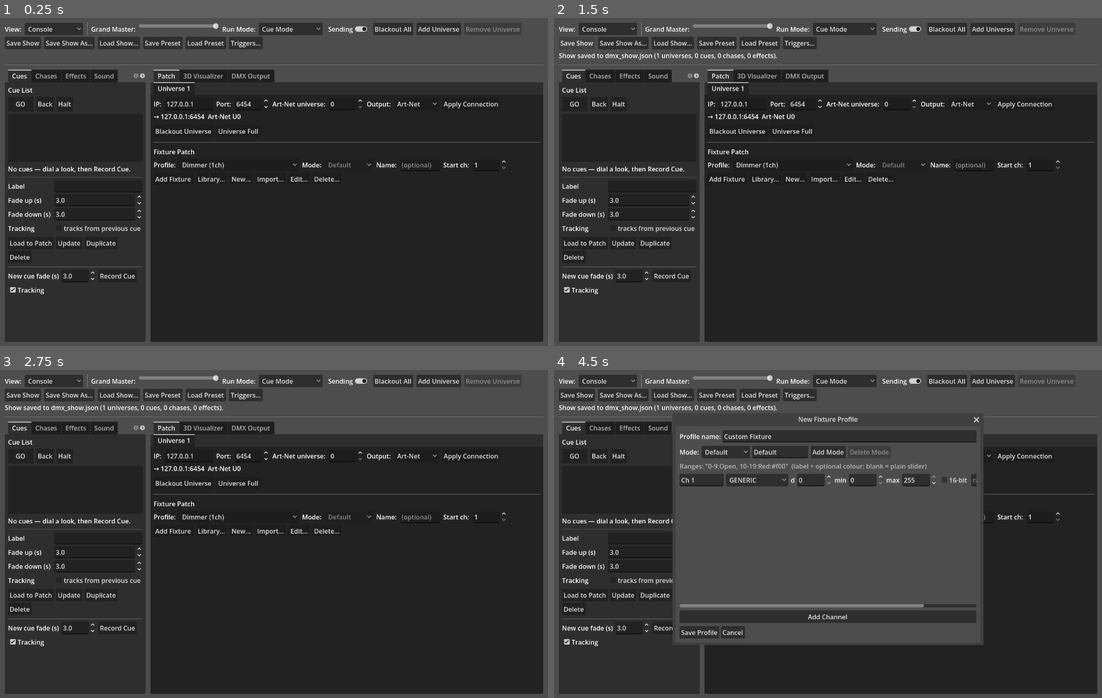
Above: before the commit, frames 1-4 (two rows, left to right).
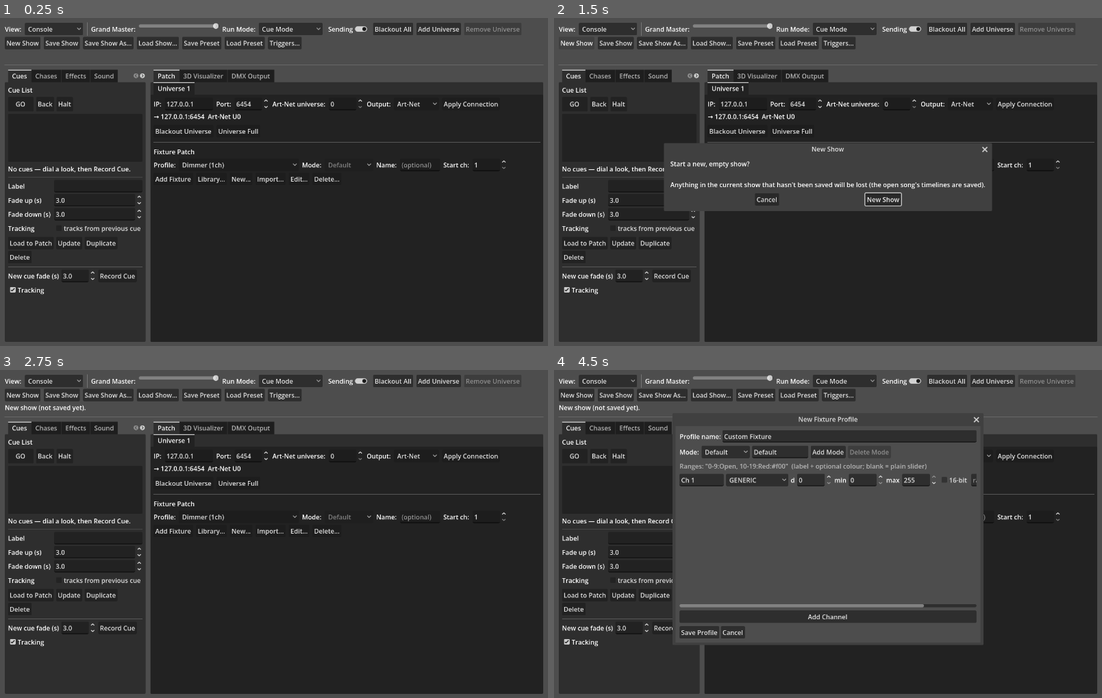
Above: after the commit, the same moments.

Repository: KonajuGames/slight-dmx-controller
Game: Godot game, scene res://main.tscn
Same seed, same stepped clock (60 frames per second), same inputs: the game is played once before the commit and once after it.
Inputs (mouse positions are in pixels of both pictures, inside the frame that each line leads up to):
- Up to frame 1 (0.25 s): no input
- Up to frame 2 (1.5 s): click (575, 44) at 0.5 s, where only the run after the commit has a clickable "New Show"; click (575, 44) at 1.25 s, where only the run after the commit has a clickable "New Show"
- Up to frame 3 (2.75 s): click (328, 550) at 2 s, where only the run after the commit has a clickable "New Show"
- Up to frame 4 (4.5 s): click "GO" at 2.75 s; click "GO" at 3.5 s; click "New..." at 4.25 s

The runs differ from the first frame. In frame 1, 0.7% of the frame differs, in the area x 1-55%, y 5-10%; in frame 2, 12%, in the area x 0-80%, y 5-59%; in frame 3, 1.1%; in frame 4, 1.1%.

Commit message:
Add show keyboard shortcuts and New Show
Ctrl+S saves the show, Shift+Ctrl+S opens Save Show As…, Ctrl+O opens
Load Show… and Ctrl+N starts a new show — from either view, with
tooltips on the buttons. The show file dialogs keep their own titles
("Save Show As" / "Load Show") rather than the mode's default.

New Show (button or Ctrl+N, after a confirmation) saves the open song's
timelines, then starts an empty show: one universe with no fixtures,
everything dark, no cues / chases / effects / groups / sound / triggers /
Auto Show, the stage reset and no music timelines. Universe 1's output
settings are kept (they're this machine's). The new show is untitled
until saved — Save Show asks where — and the last saved show stays the
one reopened at start.

Co-Authored-By: Claude Opus 5.5 <noreply@anthropic.com>

Diff:
--- a/scripts/dmx_controller.gd
+++ b/scripts/dmx_controller.gd
@@ -449,18 +449,27 @@
 	remove_uni_btn.pressed.connect(_on_remove_universe)
 	row.add_child(remove_uni_btn)
 
+	var new_show := Button.new()
+	new_show.text = "New Show"
+	new_show.tooltip_text = "Start a new, empty show (Ctrl+N)"
+	new_show.pressed.connect(_on_new_show)
+	row.add_child(new_show)
+
 	var save_show := Button.new()
 	save_show.text = "Save Show"
+	save_show.tooltip_text = "Save the show to its current file (Ctrl+S)"
 	save_show.pressed.connect(_on_save_show)
 	row.add_child(save_show)
 
 	var save_show_as := Button.new()
 	save_show_as.text = "Save Show As…"
+	save_show_as.tooltip_text = "Save the show to a new file (Shift+Ctrl+S)"
 	save_show_as.pressed.connect(_on_save_show_as)
 	row.add_child(save_show_as)
 
 	var load_show := Button.new()
 	load_show.text = "Load Show…"
+	load_show.tooltip_text = "Open a show file (Ctrl+O)"
 	load_show.pressed.connect(_on_load_show)
 	row.add_child(load_show)
 
@@ -830,6 +839,21 @@
 	if event is InputEventKey and event.pressed and not event.echo:
 		if event.keycode == KEY_SPACE and run_mode == 0 and _console_view.visible:
 			cue_panel.go()
+			get_viewport().set_input_as_handled()
+		elif event.keycode == KEY_S and event.is_command_or_control_pressed():
+			# Ctrl+S: Save Show; Shift+Ctrl+S: Save Show As… — from either view.
+			if event.shift_pressed:
+				_on_save_show_as()
+			else:
+				_on_save_show()
+			get_viewport().set_input_as_handled()
+		elif event.keycode == KEY_N and event.is_command_or_control_pressed() and not event.shift_pressed:
+			# Ctrl+N: New Show, from either view.
+			_on_new_show()
+			get_viewport().set_input_as_handled()
+		elif event.keycode == KEY_O and event.is_command_or_control_pressed() and not event.shift_pressed:
+			# Ctrl+O: Load Show…, from either view.
+			_on_load_show()
 			get_viewport().set_input_as_handled()
 
 
@@ -1602,7 +1626,8 @@
 const SHOW_FORMAT := "sLight show"
 const SHOW_VERSION := 1
 
-## The show file Save Show writes to (the last one saved / loaded).
+## The show file Save Show writes to (the last one saved / loaded); ""
+## for a new show not saved yet (Save Show asks where, like Save As).
 var show_path := SHOW_PATH
 ## Where the current show file's path is remembered between runs, so it's
 ## reopened at the next start (restore_last_show()).
@@ -1757,8 +1782,43 @@
 	_apply_viz_window(doc.get("viz_window", {}))
 
 
+## New Show (Ctrl+N): after a confirmation, start an empty show.
+func _on_new_show() -> void:
+	var dlg := ConfirmationDialog.new()
+	dlg.title = "New Show"
+	dlg.dialog_text = "Start a new, empty show?\n\nAnything in the current show that hasn't been saved will be lost (the open song's timelines are saved)."
+	dlg.ok_button_text = "New Show"
+	add_child(dlg)
+	dlg.confirmed.connect(func():
+		dlg.queue_free()
+		new_show())
+	dlg.canceled.connect(func(): dlg.queue_free())
+	dlg.popup_centered()
+
+
+## Replace the current show with an empty one: no fixtures (one
+## universe, keeping universe 1's output settings — those are this
+## machine's), everything dark, no cues, chases, effects, groups, sound
+## reactions, triggers or Auto Show, the visualizer's stage reset, and no
+## music timelines. It's untitled until saved (show_path ""); the last
+## show stays the one reopened at start until then.
+func new_show() -> void:
+	if music_panel:
+		music_panel.timeline().flush()        # the outgoing show's open song
+	var conn: Dictionary = _panels[0].patch_dict()
+	conn["fixtures"] = []
+	apply_show_dict({"universes": [conn], "live": [{}]})
+	if music_panel:
+		music_panel.timeline().set_timeline_store(null)
+	show_path = ""
+	status_label.text = "New show (not saved yet)."
+
+
 ## Save Show: to the current show file.
 func _on_save_show() -> void:
+	if show_path == "":
+		_on_save_show_as()              # a new show: ask where
+		return
 	var err := save_show_to(show_path)
 	if err != "":
 		status_label.text = "Show save failed: " + err
@@ -1791,14 +1851,15 @@
 
 func _show_file_dialog(mode: FileDialog.FileMode, title: String, on_pick: Callable) -> void:
 	var fd := FileDialog.new()
+	fd.mode_overrides_title = false     # keep "Save Show As" / "Load Show"
+	fd.file_mode = mode
 	fd.title = title
-	fd.file_mode = mode
 	fd.access = FileDialog.ACCESS_FILESYSTEM
 	fd.add_filter("*." + SHOW_EXT, "sLight show")
 	fd.add_filter("*.json", "Show (JSON)")
 	fd.use_native_dialog = true
 	RecentDirs.track(fd, "show")
-	if show_path != SHOW_PATH:
+	if show_path != SHOW_PATH and show_path != "":
 		fd.current_file = show_path.get_file()
 	add_child(fd)
 	fd.file_selected.connect(func(path: String):
--- a/tests/show_file_test.gd
+++ b/tests/show_file_test.gd
@@ -32,6 +32,7 @@
 	await _test_reopen_at_start()
 	await _test_timelines_with_show()
 	await _test_groups_by_uid()
+	await _test_new_show()
 	print("== %d passed, %d failed, %d skipped ==" % [_p, _f, _s])
 	quit(1 if _f > 0 else 0)
 
@@ -146,6 +147,40 @@
 		"an older show file loads (no live levels)")
 
 	ok(main.remembered_show() == bad, "the last loaded file is remembered")
+	# Ctrl+S saves to the current show file, in either view.
+	DirAccess.remove_absolute(ProjectSettings.globalize_path(bad))
+	main.set_view(1)
+	var ks := InputEventKey.new()
+	ks.keycode = KEY_S
+	ks.ctrl_pressed = true
+	ks.pressed = true
+	root.push_input(ks)
+	ok(FileAccess.file_exists(bad) and "Show saved" in main.status_label.text,
+		"Ctrl+S saves the show (from the Music Library view): %s" % main.status_label.text)
+	var dialogs_before: int = main.find_children("*", "FileDialog", false, false).size()
+	var saved_text: String = main.status_label.text
+	ks = InputEventKey.new()
+	ks.keycode = KEY_S
+	ks.ctrl_pressed = true
+	ks.shift_pressed = true
+	ks.pressed = true
+	root.push_input(ks)
+	var dialogs: Array = main.find_children("*", "FileDialog", false, false)
+	ok(dialogs.size() == dialogs_before + 1 and dialogs[-1].title == "Save Show As"
+		and dialogs[-1].file_mode == FileDialog.FILE_MODE_SAVE_FILE and main.status_label.text == saved_text,
+		"Shift+Ctrl+S opens Save Show As (not a plain save)")
+	dialogs[-1].canceled.emit()
+	await process_frame
+	ks = InputEventKey.new()
+	ks.keycode = KEY_O
+	ks.ctrl_pressed = true
+	ks.pressed = true
+	root.push_input(ks)
+	dialogs = main.find_children("*", "FileDialog", false, false)
+	ok(dialogs.size() == dialogs_before + 1 and dialogs[-1].title == "Load Show"
+		and dialogs[-1].file_mode == FileDialog.FILE_MODE_OPEN_FILE, "Ctrl+O opens Load Show")
+	dialogs[-1].canceled.emit()
+	main.set_view(0)
 	main.save_show_to(PATH)                 # leave PATH remembered for the next test
 	DirAccess.remove_absolute(ProjectSettings.globalize_path(bad))
 	fx.effects.clear()
@@ -328,3 +363,62 @@
 	DirAccess.remove_absolute(ProjectSettings.globalize_path(STORE))
 	if DirAccess.dir_exists_absolute("user://_groups_test.timelines"):
 		DirAccess.remove_absolute("user://_groups_test.timelines")
+
+
+func _test_new_show() -> void:
+	print("- New Show")
+	var path := "user://_new_show_test.slight"
+	var main: Control = load("res://main.tscn").instantiate()
+	main.last_show_store = STORE
+	root.add_child(main)
+	await process_frame
+	var fx: Node = root.get_node("Fx")
+	var panel = main._panels[0]
+	panel.ip_edit.text = "10.1.2.3"
+	panel.add_patched(_rgb(), 0, 0, "Par", Vector3.ZERO, Vector3.ZERO)
+	panel.load_look(PackedByteArray([200, 100, 50]))
+	main._on_add_universe()
+	main.cue_panel.record_cue()
+	main.groups.append({"name": "G", "members": [String(panel.patched_fixtures[0]["uid"])]})
+	var e = load("res://scripts/wave_effect.gd").new()
+	fx.effects.append(e)
+	main.save_show_to(path)
+	ok(main.remembered_show() == path, "(a saved show)")
+
+	# Ctrl+N asks first.
+	var kn := InputEventKey.new()
+	kn.keycode = KEY_N
+	kn.ctrl_pressed = true
+	kn.pressed = true
+	root.push_input(kn)
+	var dlgs: Array = main.find_children("*", "ConfirmationDialog", false, false)
+	ok(dlgs.size() == 1 and dlgs[0].title == "New Show" and main._panels[0].patched_fixtures.size() == 1,
+		"Ctrl+N asks before starting a new show")
+	dlgs[0].canceled.emit()
+	await process_frame
+	ok(main._panels[0].patched_fixtures.size() == 1, "cancelled: the show's untouched")
+	root.push_input(kn)
+	dlgs = main.find_children("*", "ConfirmationDialog", false, false)
+	dlgs[-1].confirmed.emit()
+	await process_frame
+	panel = main._panels[0]
+	ok(main._panels.size() == 1 and panel.patched_fixtures.is_empty(), "confirmed: one universe, no fixtures")
+	ok(panel.sender.get_channel(0) == 0 and panel.sender.get_channel(1) == 0, "everything dark")
+	ok(main.cue_panel.cues.is_empty() and main.groups.is_empty() and fx.effects.is_empty(), "no cues, groups or effects")
+	ok(panel.ip_edit.text == "10.1.2.3", "universe 1's output settings kept")
+	ok(main.show_path == "" and "New show" in main.status_label.text, "untitled: %s" % main.status_label.text)
+	ok(main.remembered_show() == path, "the last saved show is still the one reopened at start")
+	ok(main.music_panel.timeline().timeline_store == null, "no music timelines")
+	# Saving an untitled show asks where (it doesn't overwrite the default file).
+	var before: int = main.find_children("*", "FileDialog", false, false).size()
+	main._on_save_show()
+	var fds: Array = main.find_children("*", "FileDialog", false, false)
+	ok(fds.size() == before + 1 and fds[-1].title == "Save Show As", "Save Show on a new show asks where")
+	fds[-1].canceled.emit()
+	main.queue_free()
+	await process_frame
+	DirAccess.remove_absolute(ProjectSettings.globalize_path(path))
+	DirAccess.remove_absolute(ProjectSettings.globalize_path(STORE))
+	if DirAccess.dir_exists_absolute("user://_new_show_test.timelines"):
+		DirAccess.remove_absolute("user://_new_show_test.timelines")
+	fx.effects.clear()
Not shown, changed: README.md
